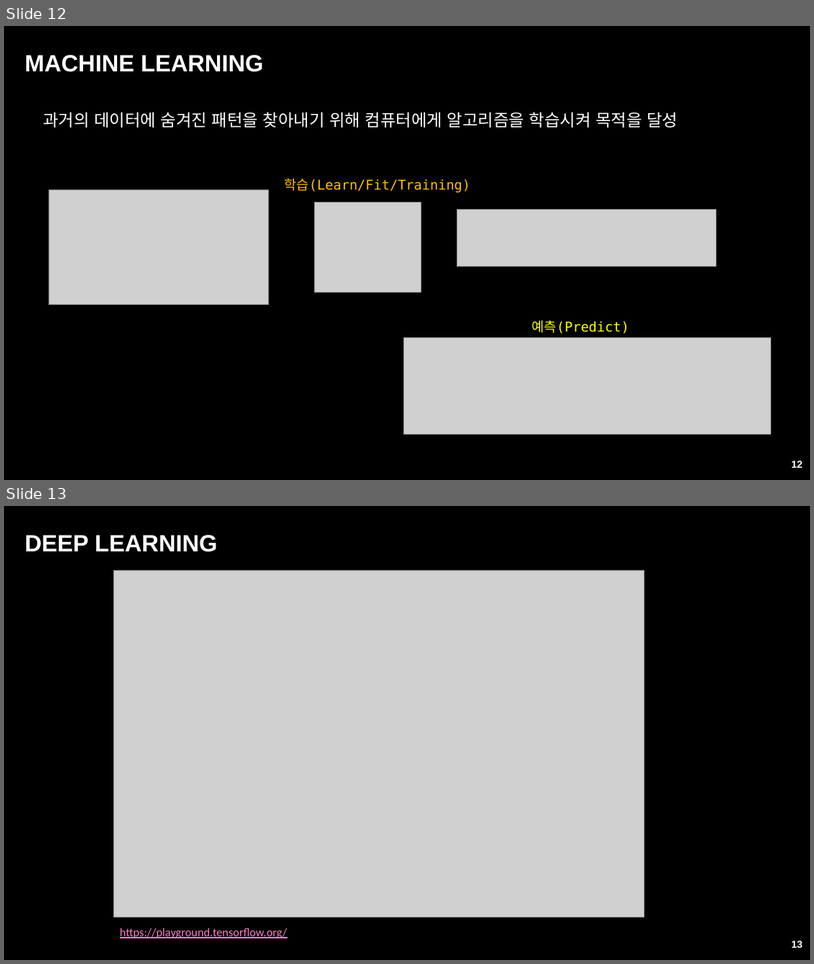
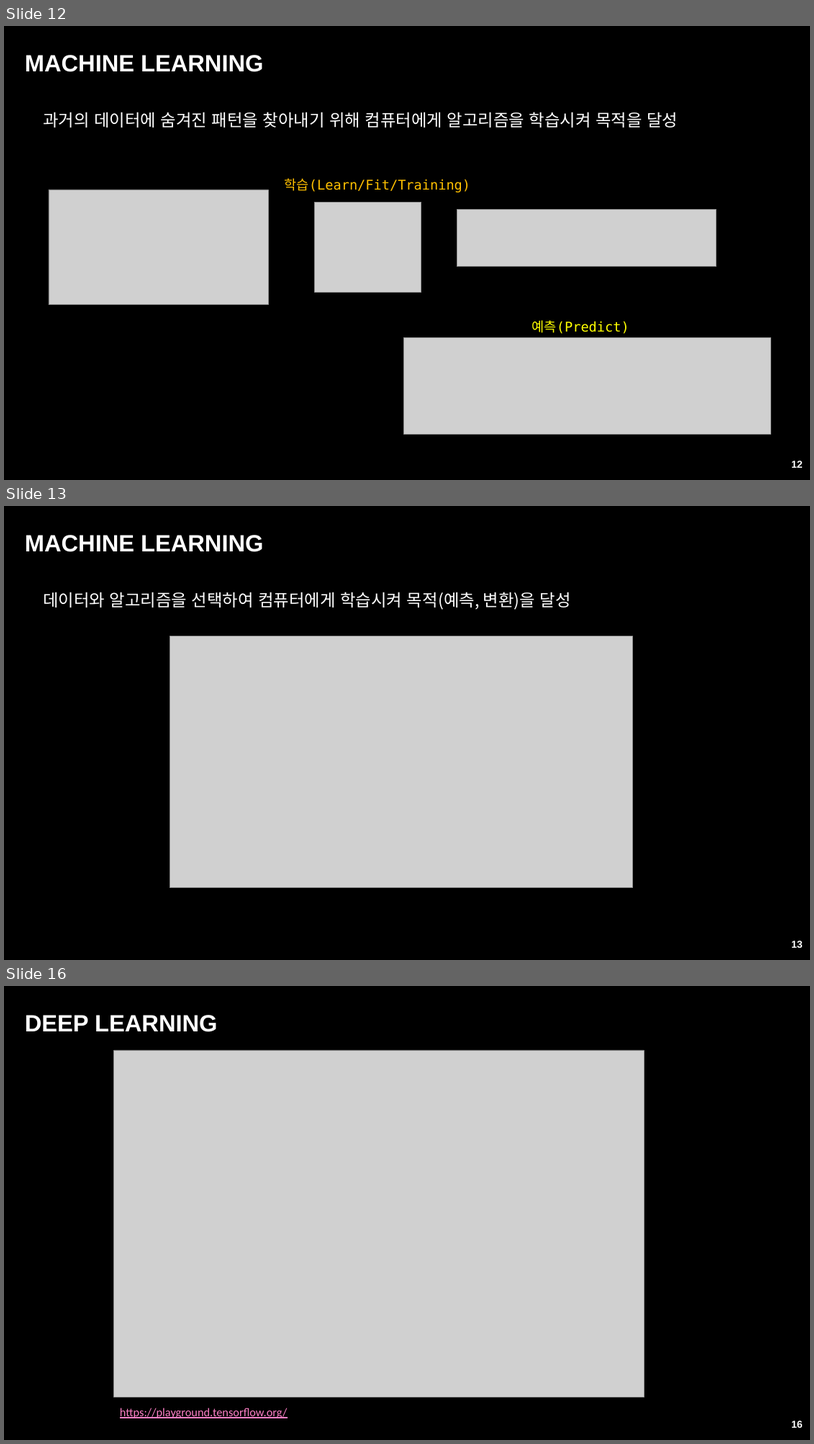
Before and after one commit to ancestor9/24_fall_Big-Data-Processing-coding-, a slide deck: 빅데이터처리.pptx. Shown one above the other, each under a label of ours: slides 12 and 13 before the commit, slides 12, 13 and 16 after it; the slides between them are not shown. The pictures are 814x964 and 814x1444 pixels, drawn with LibreOffice and Linux fonts; fonts in the diff are those of the drawing; grey boxes stand for pictures; background and template pictures are left out. Boxes give left, top, right and bottom in pixels: in the first picture for what was removed or moved away, otherwise in the second. Text is boxed around its words. In the diff, an @@ line names an element or a change of style, - is before the commit and + after.

```diff
--- a/빅데이터처리.pptx
+++ b/빅데이터처리.pptx
@@ slide 13 added at (4, 506, 810, 960), background picture (left out) @@
@@ title added at (25, 535, 263, 552), 28 pt, text #FFFFFF, bold @@
+MACHINE LEARNING
@@ text added at (43, 592, 571, 610), 20 pt, text #FFFFFF @@
+데이터와 알고리즘을 선택하여 컴퓨터에게 학습시켜 목적(예측, 변환)을 달성
@@ picture added at (170, 636, 633, 887) @@
@@ page number added at (792, 940, 803, 947), 12 pt, text #FFFFFF, bold @@
+13
@@ what was slide 13 is now slide 16 @@
@@ page number at (792, 1420, 803, 1427): text changed @@
-13
+16
```
Also in this commit, not shown: 2 other slides added.
